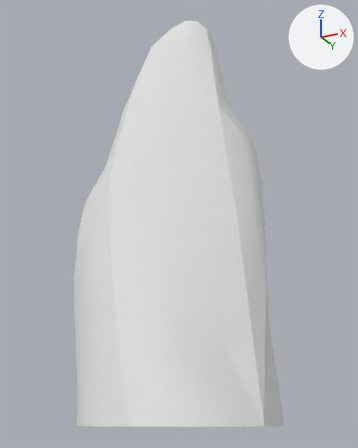
Renders of the FBX model Assets/Models/World/Environment/UnityRocks/rock_l.fbx from each side of a commit.
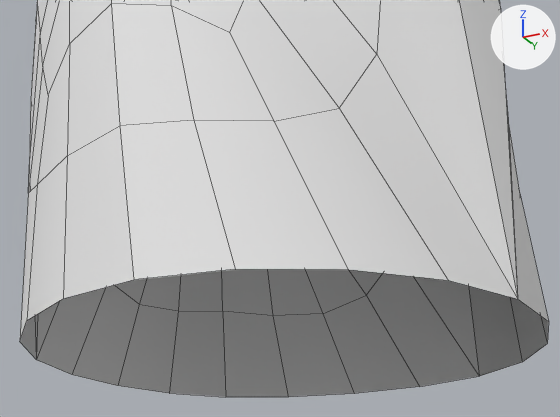
There are two pictures of each version: one whole from a 50 mm camera at (1.03, -2.04, -0.19) aimed at (0.0, 0.03, 0.74), one close up from a 50 mm camera at (0.61, -1.2, -0.46) aimed at (-0.1, 0.23, 0.18). Lighting does not change. The marker at upper right points along +X, +Y and +Z. The close-ups show mesh edges as thin lines. Where no turn or scale is listed for an object, it has been applied to the vertices.

Names of what the first close-up shows: 'rock_l'.
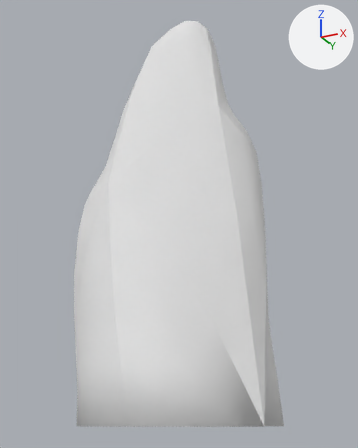
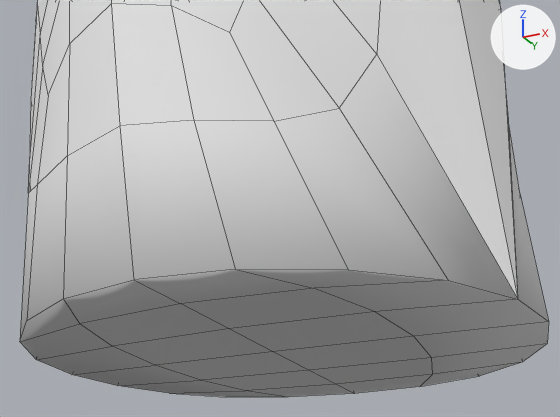
What differs and where, as boxes (x1, y1, x2, y2) in the close-ups (560 x 417 px):
part 1 of me_untitled_001, added: after (20, 269, 549, 397)

Diff of the bpy script that builds the scene:
```diff
--- a/Assets/Models/World/Environment/UnityRocks/rock_l.fbx.py
+++ b/Assets/Models/World/Environment/UnityRocks/rock_l.fbx.py
@@ me_untitled_001 @@
 # used by ob_rock_l; location = (0.0, 0.0, 0.0)
-me_untitled_001.from_pydata(...)  # 383 vertices, 372 faces; spans x -0.45..0.47, y -0.49..0.44, z -0.2..1.92
+me_untitled_001.from_pydata(...)  # 398 vertices, 396 faces; spans x -0.45..0.47, y -0.49..0.44, z -0.2..1.92
+# me_untitled_001 part 1
+# 15 vertices are added at x -0.24..0.27, y -0.38..0.3, z -0.2
+# 24 new faces join them
 me_untitled_001.materials.append(mat_material10)
```
